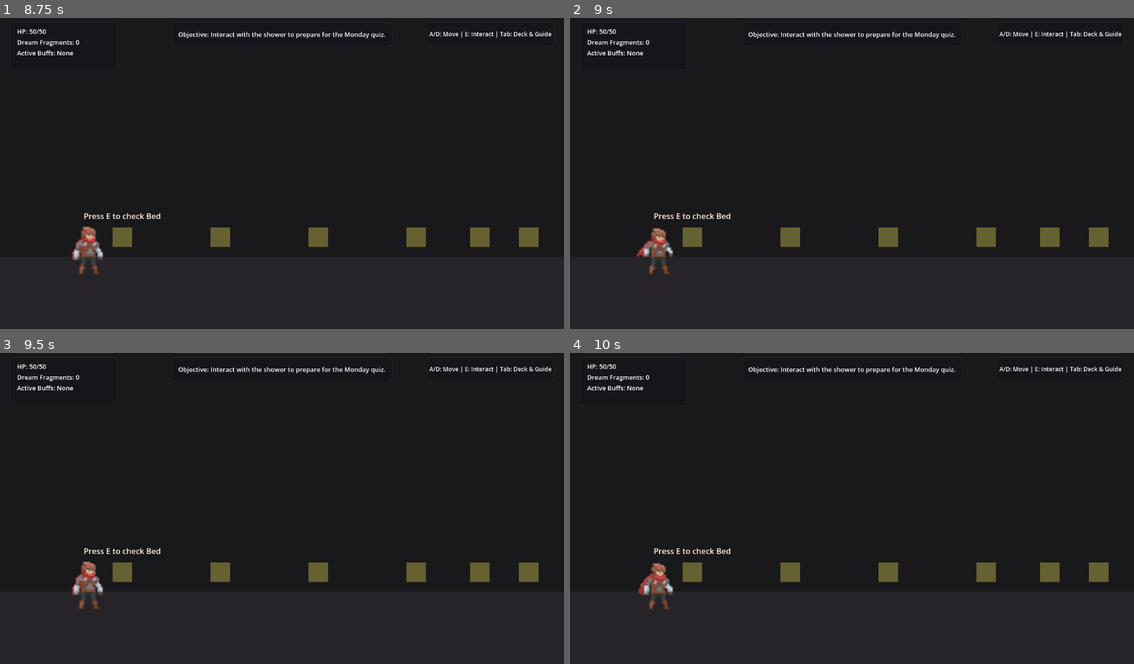
Above: before the commit, frames 1-4 (two rows, left to right).
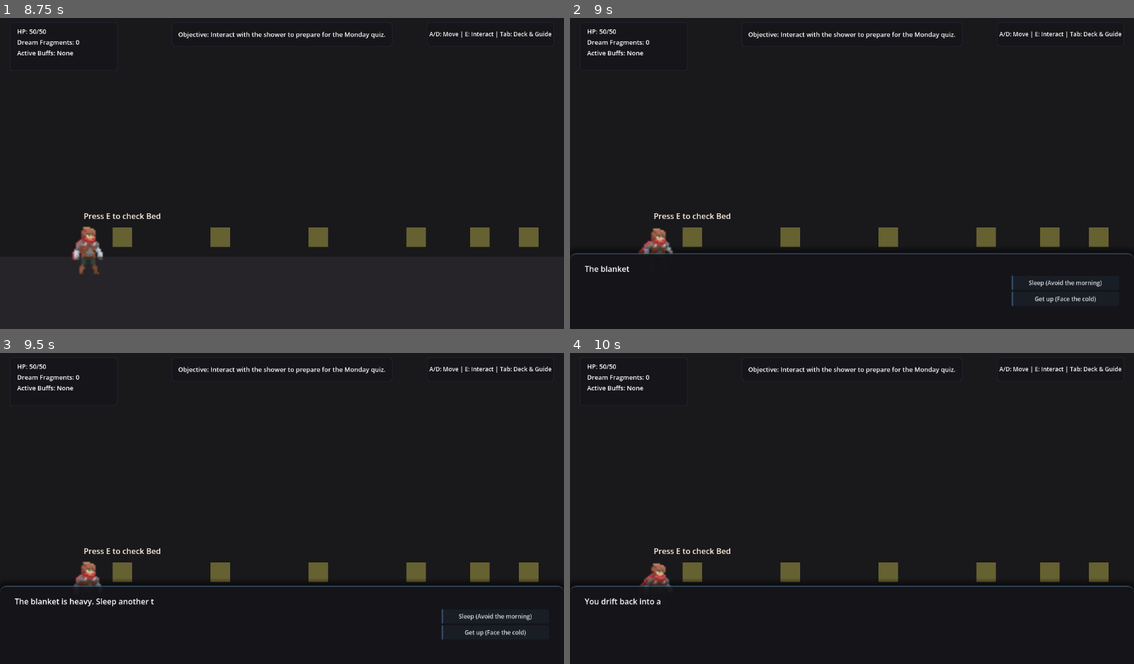
Above: after the commit, the same moments.

Repository: Team-Diospa/Before-The-Colours-Fade
Game: Godot game, scene res://scenes/exploration/apartment.tscn
Two runs of this game, one before a commit and one after it. Both use one fixed random seed, a clock stepped at 60 frames per second and the inputs below.
Inputs (mouse positions are in pixels of both pictures, inside the frame that each line leads up to):
- Up to frame 1 (8.75 s): tap Enter at 0.5 s; move the mouse to (406, 154) at 0.52 s; tap A (a) at 0.6, 3.8 s; click (406, 154) at 0.67 s; tap D (d) at 0.8, 5.1, 8.3 s; drag from (169, 185) to (315, 232) at 1.27 s; move the mouse to (338, 101) at 2.02 s; hold E (e) 2.03-2.75 s; click (338, 101) at 2.17 s; tap S (s) at 2.3, 6.6 s; drag from (253, 232) to (479, 232) at 2.77 s; move the mouse to (451, 217) at 3.52 s; tap W (w) at 3.6, 6.8, 8.1 s; click (451, 217) at 3.67 s; drag from (112, 123) to (315, 232) at 4.27 s; move the mouse to (310, 170) at 5.02 s; hold E (e) 5.03-5.75 s; click (310, 170) at 5.17 s; drag from (197, 92) to (417, 232) at 5.77 s; move the mouse to (406, 154) at 6.52 s; click (406, 154) at 6.67 s; drag from (169, 185) to (253, 232) at 7.27 s; move the mouse to (338, 101) at 8.02 s; click (338, 101) at 8.17 s
- Up to frame 2 (9 s): tap E (e) at 8.75 s; drag from (823, 232) to (1049, 232) at 8.77 s
- Up to frame 3 (9.5 s): no input
- Up to frame 4 (10 s): click (1066, 617) at 9.5 s, where only the run after the commit has a clickable "Sleep (Avoid the morning)"

Frame 1 is identical in both runs. In frame 2, 0.8% of the frame differs, in the area x 0-100%, y 73-93%; in frame 3, 1.3%, in the area x 0-100%, y 72-93%; in frame 4, 1.0%.
Error before the commit: Parse Error: Unindent doesn't match the previous indentation level. (res://core/singletons/DialogueSystem.gd:233)
Error after the commit: Invalid call. Nonexistent function 'push_back_frames' in base 'AudioStreamGeneratorPlayback'. (res://core/singletons/DialogueSystem.gd:354)

Commit message:
Refactor typewriter lambda to helper method in DialogueSystem.gd to fix compilation error

Diff:
--- a/core/singletons/DialogueSystem.gd
+++ b/core/singletons/DialogueSystem.gd
@@ -225,16 +225,7 @@
 
 	_active_tween = create_tween()
 	var duration = max(0.4, parsed_length * 0.02) # 20ms per character
-	_active_tween.tween_method(
-		func(val: int):
-			if val > text_label.visible_characters:
-				text_label.visible_characters = val
-				_on_character_typed(val, text_label.get_parsed_text())
-		,
-		0,
-		parsed_length,
-		duration
-	)
+	_active_tween.tween_method(_on_typewriter_step, 0, parsed_length, duration)
 	_active_tween.finished.connect(func():
 		_is_typing = false
 		_show_next_prompt()
@@ -316,6 +307,11 @@
 		EventBus.dialogue_finished.emit()
 	)
 
+func _on_typewriter_step(val: int) -> void:
+	if val > text_label.visible_characters:
+		text_label.visible_characters = val
+		_on_character_typed(val, text_label.get_parsed_text())
+
 func _on_character_typed(char_index: int, full_text: String) -> void:
 	if char_index <= 0 or char_index > full_text.length():
 		return
